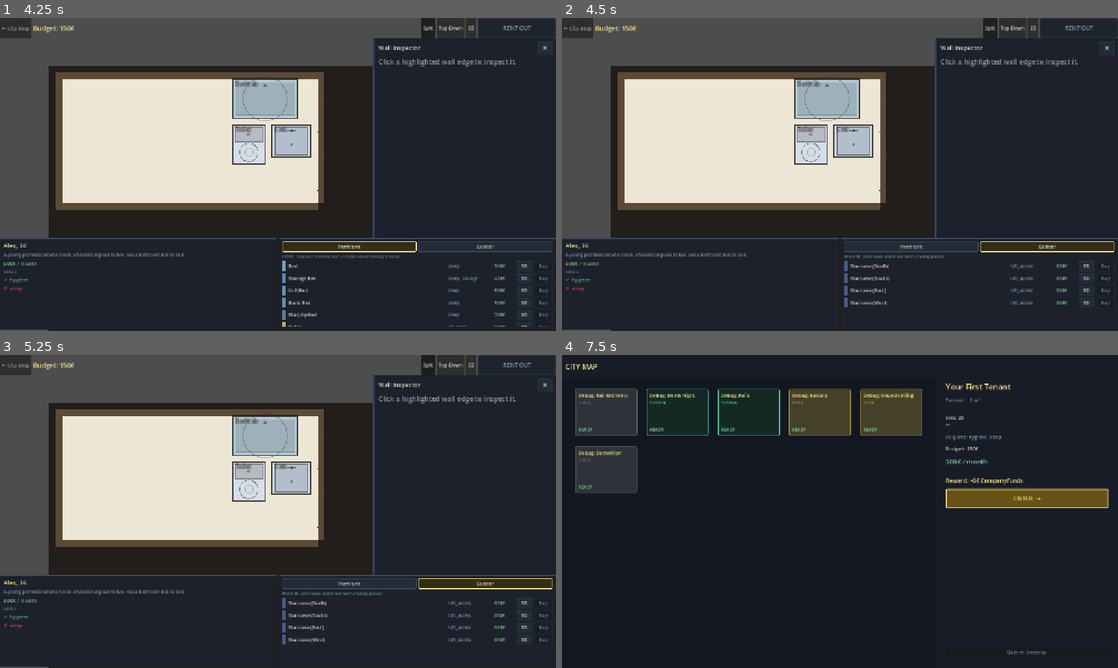
Above: before the commit, frames 1-4 (two rows, left to right).
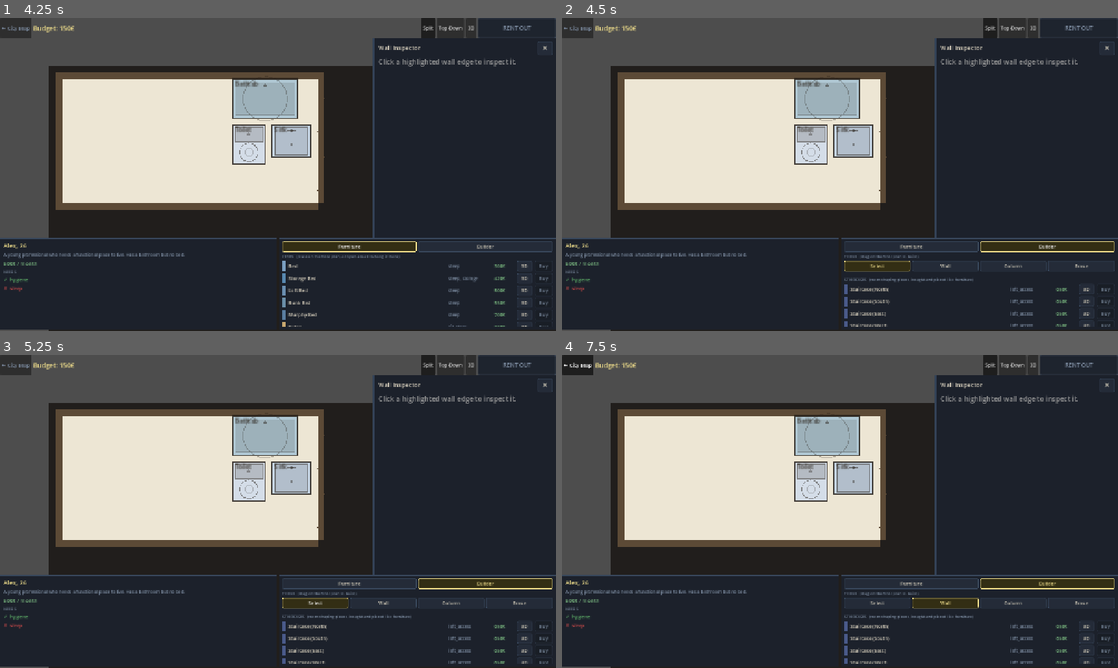
Above: after the commit, the same moments.

Repository: Bobovino/MakeItFit
Game: Godot game, scene res://scenes/CityMap.tscn
The game is run twice, just before and just after one commit, with the same random seed, the same clock (stepped at 60 frames per second) and the same inputs.
Inputs (mouse positions are in pixels of both pictures, inside the frame that each line leads up to):
- Up to frame 1 (4.25 s): click "★ Replay" at 0.5 s; click "★ Replay" at 1.25 s; click "★ Replay" at 2 s; click "ENTER →" at 2.75 s; click "Furniture" at 3.5 s
- Up to frame 2 (4.5 s): click "Builder" at 4.25 s
- Up to frame 3 (5.25 s): click (316, 602) at 5 s, where only the run after the commit has a clickable "Select"
- Up to frame 4 (7.5 s): click (945, 602) at 5.75 s, where only the run after the commit has a clickable "Wall"; click (1012, 602) at 6.5 s, where only the run after the commit has a clickable "Column"; click "← City Map" at 7.25 s

Frame 1 is identical in both runs. In frame 2, 1.3% of the frame differs, in the area x 50-100%, y 75-99%; in frame 3, 1.3%; in frame 4, 44%, in the area x 0-100%, y 0-100%.

Commit message:
Builder tab: add wall, column, and erase tools
Players can now draw free-form wall segments, place/remove structural
columns, and erase either directly on the floor plan while playing —
not just in the offline LevelEditor. These are free (no budget cost),
distinct from the paid pre-furnish Demolition Phase which removes the
level's own walls.

Wall.gd gains can_add_segment/add_segment, can_place_column/toggle_column,
and erase_near as the shared geometry API; Main.gd routes builder-tool
input and renders a drag ghost for the wall tool; Inventory.gd adds the
Select/Wall/Column/Erase tool row to the Builder tab, explicitly syncing
each button's pressed state instead of relying solely on ButtonGroup.

Also adds Floor.input_suppressed so a builder-tool click doesn't also
trigger the Floor's own wall-inspector click handling on the same event.

Diff:
--- a/scripts/Inventory.gd
+++ b/scripts/Inventory.gd
@@ -3,6 +3,7 @@
 
 signal buy_requested(furniture_id: String)
 signal view3d_requested(furniture_id: String)
+signal builder_tool_selected(tool_id: String)   # "" = no tool (back to select/place mode)
 
 # "Builder" is anything that shapes the room itself rather than furnishing it
 # (currently just staircases) — kept as a plain id-flag check so future
@@ -20,6 +21,8 @@
 @onready var item_list: VBoxContainer   = $ScrollContainer/ItemList
 
 var _filter_box: HBoxContainer = null
+var _builder_tool_box: HBoxContainer = null
+var _builder_tool: String = ""
 
 
 func setup(game_manager: GameManager) -> void:
@@ -68,7 +71,22 @@
 	if _category == cat:
 		return
 	_category = cat
+	if cat != Category.BUILDER and _builder_tool != "":
+		_builder_tool = ""
+		builder_tool_selected.emit("")
 	_render()
+
+
+func _set_builder_tool(tool_id: String) -> void:
+	_builder_tool = tool_id
+	# Don't rely solely on ButtonGroup's own exclusivity bookkeeping — it can
+	# leave two buttons visually pressed at once when toggled rapidly. Force
+	# every button in the row to match _builder_tool explicitly.
+	if is_instance_valid(_builder_tool_box):
+		for btn in _builder_tool_box.get_children():
+			if btn is Button:
+				(btn as Button).button_pressed = ((btn as Button).get_meta("tool_id", "") == tool_id)
+	builder_tool_selected.emit(_builder_tool)
 
 
 func _is_builder(f: Dictionary) -> bool:
@@ -84,10 +102,13 @@
 	for child in item_list.get_children():
 		child.queue_free()
 
+	if _category == Category.BUILDER:
+		item_list.add_child(_build_builder_tool_row())
+
 	var hdr := Label.new()
 	hdr.text = ("ITEMS  (place on the floor plan, or open a wall to hang it there)"
 		if _category == Category.FURNITURE
-		else "BUILDER  (staircases and other room-shaping pieces)")
+		else "STAIRCASES  (room-shaping pieces, bought and placed like furniture)")
 	hdr.add_theme_font_size_override("font_size", 9)
 	hdr.add_theme_color_override("font_color", GameTheme.C_MUTED)
 	item_list.add_child(hdr)
@@ -98,6 +119,48 @@
 
 	if not _owned_list.is_empty():
 		_render_owned_section()
+
+
+# Free-form building tools (walls, columns, erase, ...) — distinct from the
+# buyable staircase items below them: these mutate room geometry directly
+# rather than being placed Furniture pieces, so they're driven by a tool
+# selector instead of a Buy button.
+func _build_builder_tool_row() -> VBoxContainer:
+	var wrap := VBoxContainer.new()
+	wrap.add_theme_constant_override("separation", 4)
+
+	var hdr := Label.new()
+	hdr.text = "TOOLS  (drag on the floor plan to build)"
+	hdr.add_theme_font_size_override("font_size", 9)
+	hdr.add_theme_color_override("font_color", GameTheme.C_MUTED)
+	wrap.add_child(hdr)
+
+	_builder_tool_box = HBoxContainer.new()
+	_builder_tool_box.add_theme_constant_override("separation", 4)
+	var group := ButtonGroup.new()
+	var specs := [
+		["", "Select"],
+		["wall", "Wall"],
+		["column", "Column"],
+		["erase", "Erase"],
+	]
+	for spec in specs:
+		var tid: String = spec[0]
+		var btn := Button.new()
+		btn.text = spec[1]
+		btn.toggle_mode = true
+		btn.button_group = group
+		btn.button_pressed = (tid == _builder_tool)
+		btn.set_meta("tool_id", tid)
+		btn.add_theme_font_size_override("font_size", 11)
+		btn.size_flags_horizontal = Control.SIZE_EXPAND_FILL
+		btn.pressed.connect(_set_builder_tool.bind(tid))
+		_builder_tool_box.add_child(btn)
+
+	wrap.add_child(_builder_tool_box)
+	var sep := HSeparator.new()
+	wrap.add_child(sep)
+	return wrap
 
 
 func _build_shop_row(f: Dictionary) -> HBoxContainer:
--- a/scripts/Main.gd
+++ b/scripts/Main.gd
@@ -58,6 +58,13 @@
 var _current_level_id:  String = ""
 var _demolition_mode:   bool = false
 var _demo_overlay:      Control = null
+
+# ── Builder tab tools (free-form geometry editing during play) ────────────
+var _active_builder_tool: String    = ""    # "", "wall", "column", "erase"
+var _builder_drawing:     bool      = false
+var _builder_press_tile:  Vector2i  = Vector2i.ZERO
+var _builder_cur_tile:    Vector2i  = Vector2i.ZERO
+var _builder_ghost:       Line2D    = null
 var _paint_pieces:      Dictionary = {}  # floor_id -> {type_id: PaintedFurniture}
 var _active_paint_type: String     = ""
 var _painting:          bool       = false
@@ -83,6 +90,8 @@
 		inventory.buy_requested.connect(_on_buy_requested)
 	if not inventory.view3d_requested.is_connected(_on_view3d_item_requested):
 		inventory.view3d_requested.connect(_on_view3d_item_requested)
+	if not inventory.builder_tool_selected.is_connected(_on_builder_tool_selected):
+		inventory.builder_tool_selected.connect(_on_builder_tool_selected)
 	if not rent_btn.pressed.is_connected(_on_rent_pressed):
 		rent_btn.pressed.connect(_on_rent_pressed)
 	view3d_btn.visible = false   # superseded by the persistent 3D view mode
@@ -1251,6 +1260,9 @@
 	if _active_paint_type != "":
 		_handle_paint_input(event)
 		return
+	if _active_builder_tool != "":
+		_handle_builder_input(event)
+		return
 	if not _demolition_mode:
 		_handle_view_input(event)
 		return
@@ -1501,6 +1513,117 @@
 	_update_paint_status()
 
 
+# ── Builder tab tools ───────────────────────────────────────────────────────
+# Free-form geometry editing during play (walls/columns/erase for now).
+# Unlike the paid pre-furnish Demolition Phase (which removes the LEVEL's
+# pre-existing walls at a cost), these are the player's own construction —
+# free to add and free to undo, same as arranging furniture is free.
+
+func _on_builder_tool_selected(tool_id: String) -> void:
+	_cancel_builder_drawing()
+	_active_builder_tool = tool_id
+	for fid in _floors:
+		(_floors[fid] as Floor).input_suppressed = (tool_id != "")
+
+
+func _builder_tile_at(fl: Floor) -> Vector2i:
+	var local := fl.to_local(get_viewport().get_mouse_position())
+	return Vector2i(floori(local.x / Floor.TILE_SIZE), floori(local.y / Floor.TILE_SIZE))
+
+
+func _handle_builder_input(event: InputEvent) -> void:
+	var fl := _floors.get(_current_floor_id) as Floor
+	if not fl:
+		return
+	if event is InputEventMouseButton:
+		var mbe := event as InputEventMouseButton
+		if mbe.button_index != MOUSE_BUTTON_LEFT:
+			return
+		if mbe.pressed:
+			if mbe.position.x >= _floor_pane_right_x() or mbe.position.y < TOP_Y or mbe.position.y > BOT_Y:
+				return
+			var tile := _builder_tile_at(fl)
+			match _active_builder_tool:
+				"wall":
+					_builder_press_tile = tile
+					_builder_cur_tile   = tile
+					_builder_drawing    = true
+					_update_builder_ghost(fl)
+				"column":
+					var already := false
+					for c in fl.columns:
+						if (c["x"] as int) == tile.x and (c["y"] as int) == tile.y:
+							already = true
+							break
+					if already or fl.can_place_column(tile.x, tile.y):
+						fl.toggle_column(tile.x, tile.y)
+						Audio.play("place")
+						_refresh_functions()
+					else:
+						Audio.play("error")
+				"erase":
+					var local := fl.to_local(get_viewport().get_mouse_position())
+					if fl.erase_near(local, tile):
+						Audio.play("demolish")
+						_refresh_functions()
+			# Consume the event so Floor.gd's own _input() (wall-edge-click
+			# detection, used by the normal Select mode) doesn't also react
+			# to the same press/release and pop open the Wall Inspector.
+			get_viewport().set_input_as_handled()
+		else:
+			if _builder_drawing:
+				_commit_builder_wall(fl)
+			_builder_drawing = false
+			_clear_builder_ghost()
+			get_viewport().set_input_as_handled()
+	elif event is InputEventMouseMotion and _builder_drawing:
+		var tile := _builder_tile_at(fl)
+		# Axis-snap to whichever direction has moved further, same as
+		# LevelEditor's wall-drawing preview.
+		if absi(tile.x - _builder_press_tile.x) >= absi(tile.y - _builder_press_tile.y):
+			tile.y = _builder_press_tile.y
+		else:
+			tile.x = _builder_press_tile.x
+		_builder_cur_tile = tile
+		_update_builder_ghost(fl)
+
+
+func _commit_builder_wall(fl: Floor) -> void:
+	var ps := _builder_press_tile
+	var pe := _builder_cur_tile
+	if ps == pe:
+		return
+	if not fl.can_add_segment(ps.x, ps.y, pe.x, pe.y):
+		Audio.play("error")
+		return
+	fl.add_segment(ps.x, ps.y, pe.x, pe.y)
+	Audio.play("place")
+	_refresh_functions()
+
+
+func _update_builder_ghost(fl: Floor) -> void:
+	if not is_instance_valid(_builder_ghost):
+		_builder_ghost = Line2D.new()
+		_builder_ghost.width = 3.0
+		_builder_ghost.default_color = Color(0.95, 0.65, 0.25, 0.9)
+		fl.add_child(_builder_ghost)
+	_builder_ghost.points = PackedVector2Array([
+		Vector2(_builder_press_tile) * Floor.TILE_SIZE,
+		Vector2(_builder_cur_tile)   * Floor.TILE_SIZE,
+	])
+
+
+func _clear_builder_ghost() -> void:
+	if is_instance_valid(_builder_ghost):
+		_builder_ghost.queue_free()
+	_builder_ghost = null
+
+
+func _cancel_builder_drawing() -> void:
+	_builder_drawing = false
+	_clear_builder_ghost()
+
+
 func _get_or_create_paint_piece(type_id: String, fl: Floor) -> PaintedFurniture:
 	var floor_id := _current_floor_id
 	if floor_id not in _paint_pieces:
--- a/scripts/Wall.gd
+++ b/scripts/Wall.gd
@@ -12,6 +12,10 @@
 var floor_id: String = ""
 var floor_label: String = ""
 var floor_type: String = "floor"
+# Set by Main.gd while a Builder-tab tool (wall/column/erase) is active, so
+# this Floor's own click-to-inspect-a-wall _input() doesn't also react to the
+# same press/release the builder tool just handled.
+var input_suppressed: bool = false
 var parent_id: String = ""
 var grid_w: int = 8
 var grid_h: int = 6
@@ -36,8 +40,8 @@
 var _use_new_format: bool      = false
 
 var _placed: Dictionary = {}      # Vector2i -> Array[Furniture]  (multi-Z) — rasterized cache,
-                                   # derived from the continuous positions below, used by
-                                   # lighting/zones/needs/adjacency (all inherently tile-discrete).
+								   # derived from the continuous positions below, used by
+								   # lighting/zones/needs/adjacency (all inherently tile-discrete).
 var _placed_continuous: Array = []  # [{furniture:Furniture, pos:Vector2}] — precise overlap source of truth
 var floor_z_offset: int = 0       # global Z of this floor's floor level (tiles)
 var zones: Array = []             # [{tiles:Dictionary, functions:Array[String]}] — recalculated on furniture change
@@ -459,6 +463,74 @@
 		grid_draw.queue_redraw()
 
 
+# ── Player-authored building (Builder tab) ──────────────────────────────────
+# Walls added in gameplay are always non-"primary" (demolishable) — permanent
+# structural walls stay level-author-only, authored via LevelEditor.gd.
+
+func can_add_segment(x1: int, y1: int, x2: int, y2: int) -> bool:
+	if x1 != x2 and y1 != y2:
+		return false  # must be axis-aligned, same as every other segment
+	if x1 == x2:
+		for y in range(mini(y1, y2), maxi(y1, y2) + 1):
+			if _placed_any_at(Vector2i(x1, y)):
+				return false
+	else:
+		for x in range(mini(x1, x2), maxi(x1, x2) + 1):
+			if _placed_any_at(Vector2i(x, y1)):
+				return false
+	return true
+
+
+func add_segment(x1: int, y1: int, x2: int, y2: int) -> void:
+	segments.append({"x1": x1, "y1": y1, "x2": x2, "y2": y2, "primary": false, "demolished": false})
+	if grid_draw:
+		_compute_light_map()
+		grid_draw.queue_redraw()
+
+
+func can_place_column(x: int, y: int) -> bool:
+	return not _placed_any_at(Vector2i(x, y))
+
+
+# Click-again-to-remove, mirroring LevelEditor._toggle_column.
+func toggle_column(x: int, y: int) -> void:
+	for i in range(columns.size()):
+		var c := columns[i] as Dictionary
+		if (c["x"] as int) == x and (c["y"] as int) == y:
+			columns.remove_at(i)
+			if grid_draw:
+				_compute_light_map()
+				grid_draw.queue_redraw()
+			return
+	if not can_place_column(x, y):
+		return
+	columns.append({"x": x, "y": y})
+	if grid_draw:
+		_compute_light_map()
+		grid_draw.queue_redraw()
+
+
+# General Builder-tab erase: tries a nearby wall segment first (only ones the
+# player could have added or that are otherwise demolishable), then a column
+# at the given tile. Returns true if something was actually removed.
+func erase_near(local_pos: Vector2, tile: Vector2i) -> bool:
+	var idx := find_segment_near(local_pos, 1.5)
+	if idx >= 0:
+		var sd := segments[idx] as Dictionary
+		if not sd.get("primary", false) and not sd.get("demolished", false):
+			demolish_segment(idx)
+			return true
+	for i in range(columns.size()):
+		var c := columns[i] as Dictionary
+		if (c["x"] as int) == tile.x and (c["y"] as int) == tile.y:
+			columns.remove_at(i)
+			if grid_draw:
+				_compute_light_map()
+				grid_draw.queue_redraw()
+			return true
+	return false
+
+
 func find_segment_near(fl_pos: Vector2, snap_tiles: float = 1.5) -> int:
 	var snap := float(TILE_SIZE) * snap_tiles
 	var best_d := snap
@@ -489,7 +561,7 @@
 
 
 func _input(event: InputEvent) -> void:
-	if not visible:
+	if not visible or input_suppressed:
 		return
 	if not (event is InputEventMouseButton and event.button_index == MOUSE_BUTTON_LEFT):
 		return
